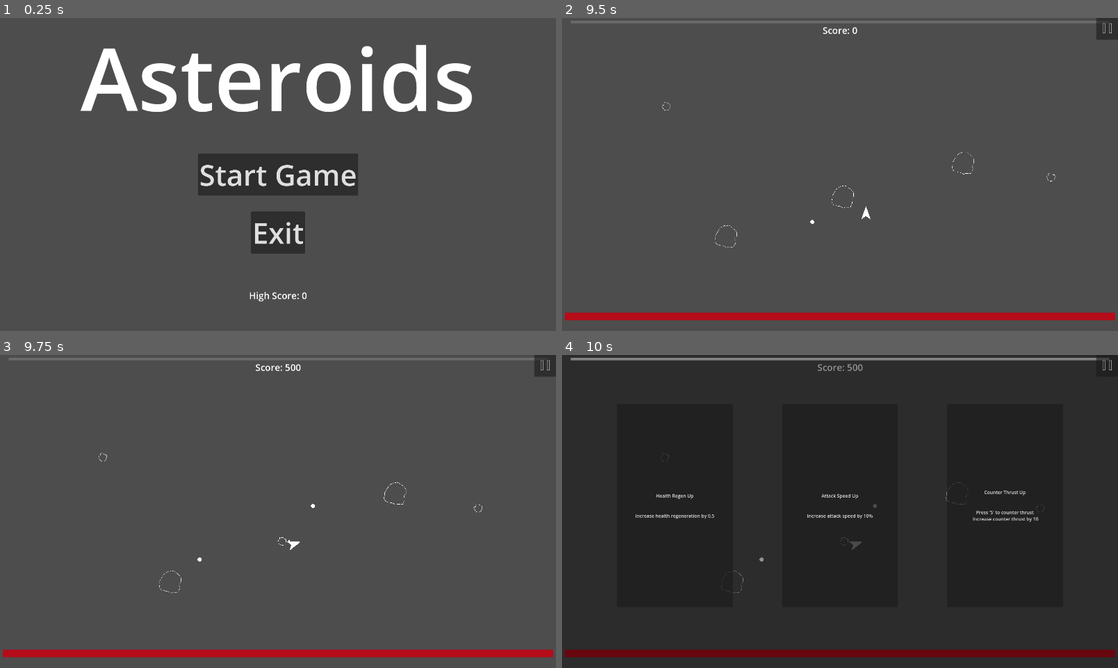
Above: before the commit, frames 1-4 (two rows, left to right).
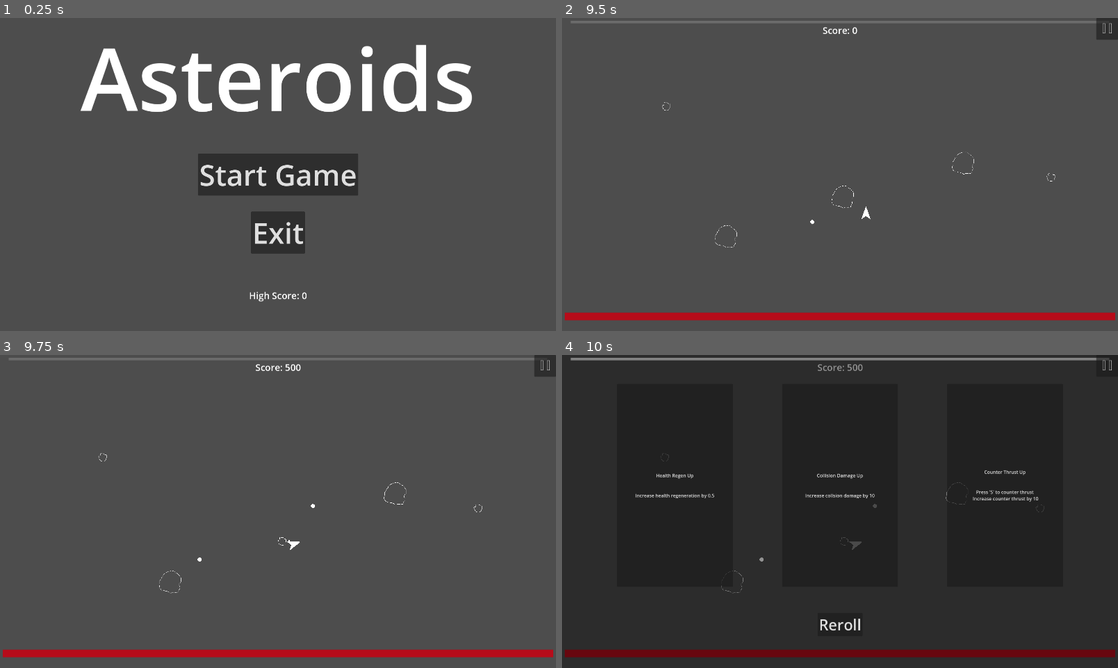
Above: after the commit, the same moments.

Repository: CoilSeb/AsteroidsPersonal
Game: Godot game, scene res://Scenes/Screens/Start Screen/StartScreen.tscn
Same seed, same stepped clock (60 frames per second), same inputs: the game is played once before the commit and once after it.
Inputs (mouse positions are in pixels of both pictures, inside the frame that each line leads up to):
- Up to frame 1 (0.25 s): no input
- Up to frame 2 (9.5 s): click "Start Game" at 0.5 s; click (1106, 27) at 1.25 s; click "Restart Game" at 2 s; tap Enter at 2.75 s; move the mouse to (812, 237) at 2.77 s; hold W (move_forward) 2.78-4.28 s; tap R (reroll, bound only after the commit) at 2.85, 3.8, 4.55, 5.3, 5.85, 6.6, 7.55, 8.3, 9.05 s; move the mouse to (1006, 221) at 3.52 s; click (1006, 221) at 3.6 s; move the mouse to (673, 127) at 4.27 s; hold Right mouse button (M2) 4.28-5.03 s; hold A (rotate_left) 4.28-5.78 s; move the mouse to (867, 174) at 5.02 s; tap Space (shoot) at 5.1 s; move the mouse to (756, 96) at 5.77 s; hold S (move_backward) 5.78-6.53 s; move the mouse to (962, 158) at 6.52 s; hold D (rotate_right) 6.53-7.28 s; move the mouse to (728, 190) at 7.27 s; press the mouse at (728, 190) at 7.28 s; hold W (move_forward) 7.28-8.03 s; move the mouse to (895, 105) at 8.02 s; release the mouse at (895, 105) at 8.03 s; hold D (rotate_right) from 8.03 s (still down); right-click (895, 105) at 8.1 s; move the mouse to (812, 237) at 8.77 s; hold Space (shoot) from 8.78 s (still down)
- Up to frame 3 (9.75 s): keep holding D (rotate_right); move the mouse to (444, 558) at 9.52 s; release Space (shoot) at 9.53 s; tap R (reroll, bound only after the commit) at 9.6 s
- Up to frame 4 (10 s): keep holding D (rotate_right)

Frames 1-3 are identical in both runs. In frame 4, 0.9% of the frame differs, in the area x 13-86%, y 36-88%.

Commit message:
Added collision damage up

Diff:
--- a/Global Scripts/Global.gd
+++ b/Global Scripts/Global.gd
@@ -26,6 +26,12 @@
 	"attack_speed_up1": false,
 	"attack_speed_up2": false,
 	"attack_speed_up3": false,
+}
+
+var collision_damage_up = {
+	"collision_damage_up1": false,
+	"collision_damage_up2": false,
+	"collision_damage_up3": false,
 }
 
 var health_up = {
@@ -79,6 +85,26 @@
 	health_up["health_up2"] = false
 	health_up["health_up3"] = false
 
+	collision_damage_up["collision_damage_up1"] = false
+	collision_damage_up["collision_damage_up2"] = false
+	collision_damage_up["collision_damage_up3"] = false
+
+	attack_speed_up["attack_speed_up1"] = false
+	attack_speed_up["attack_speed_up2"] = false
+	attack_speed_up["attack_speed_up3"] = false
+
+	health_regen_up["health_regen_up1"] = false
+	health_regen_up["health_regen_up2"] = false
+	health_regen_up["health_regen_up3"] = false
+
+	move_speed_up["move_speed_up1"] = false
+	move_speed_up["move_speed_up2"] = false
+	move_speed_up["move_speed_up3"] = false
+
+	counter_thrust_up["counter_thrust_up1"] = false
+	counter_thrust_up["counter_thrust_up2"] = false
+	counter_thrust_up["counter_thrust_up3"] = false
+
 
 func save_score():
 	var saved_score = FileAccess.open("user://high_score.save", FileAccess.WRITE)
--- a/Scenes/UI/UI.gd
+++ b/Scenes/UI/UI.gd
@@ -22,7 +22,7 @@
 @onready var level_up_timer = $Level_Up_Timer
 
 var score = 0
-var num_of_damage_upgrades = 1
+var num_of_damage_upgrades = 2
 var damage_upgrade = null
 var d
 var d_catch
@@ -54,6 +54,9 @@
 	if Global.health <= 0:
 		if Input.is_action_just_pressed("shoot"):
 			restart()
+	if upgrade_menu.visible == true:
+		if Input.is_action_just_pressed("reroll"):
+			level_up()
 
 
 func toggle_pause_menu():
@@ -145,12 +148,6 @@
 		Global.exp_threshold *= 1.2
 		exp_bar.max_value = Global.exp_threshold
 		exp_bar.value = Global.exp
-		d = randi_range(0, num_of_damage_upgrades)
-		h = randi_range(0, num_of_health_upgrades)
-		u = randi_range(0, num_of_utility_upgrades)
-		d_catch = null
-		h_catch = null
-		u_catch = null
 		level_up()
 
 
@@ -181,7 +178,17 @@
 		#pause_menu.visible = false
 
 
+func _on_reroll_button_pressed():
+	level_up()
+
+
 func level_up():
+	d = randi_range(0, num_of_damage_upgrades)
+	h = randi_range(0, num_of_health_upgrades)
+	u = randi_range(0, num_of_utility_upgrades)
+	d_catch = null
+	h_catch = null
+	u_catch = null
 	get_tree().paused = true
 	upgrade_menu.visible = true
 	get_damage_upgrade()
@@ -235,6 +242,25 @@
 			d += 1
 			get_damage_upgrade()
 
+		elif d == 2:
+			if Global.collision_damage_up["collision_damage_up1"] == false:
+				damage_upgrade = "collision_damage_up1"
+				damage_upgrade_button.text = "Collision Damage Up \n\n\nIncrease collsion damage by 10"
+				return
+			if Global.collision_damage_up["collision_damage_up2"] == false:
+				damage_upgrade = "collision_damage_up2"
+				damage_upgrade_button.text = "Collision Damage Up + \n\n\nIncrease collsion damage by 15"
+				return
+			if Global.collision_damage_up["collision_damage_up3"] == false:
+				damage_upgrade = "collision_damage_up3"
+				damage_upgrade_button.text = "Collision Damage Up ++ \n\n\nIncrease collsion damage by 25"
+				return
+			if d_catch == null:
+				d_catch = d
+				print("d_catch: ", d_catch, " d: ", d)
+			d += 1
+			get_damage_upgrade()
+
 		else:
 			d = 0
 			print("new d: ", d)
@@ -243,12 +269,12 @@
 
 
 func get_health_upgrade():
-	print("health_regen_up1 = ", Global.health_regen_up["health_regen_up1"])
-	print("health_regen_up2 = ", Global.health_regen_up["health_regen_up2"])
-	print("health_regen_up3 = ", Global.health_regen_up["health_regen_up3"])
-	print("health_up1 = ", Global.health_up["health_up1"])
-	print("health_up2 = ", Global.health_up["health_up2"])
-	print("health_up3 = ", Global.health_up["health_up3"])
+	#print("health_regen_up1 = ", Global.health_regen_up["health_regen_up1"])
+	#print("health_regen_up2 = ", Global.health_regen_up["health_regen_up2"])
+	#print("health_regen_up3 = ", Global.health_regen_up["health_regen_up3"])
+	#print("health_up1 = ", Global.health_up["health_up1"])
+	#print("health_up2 = ", Global.health_up["health_up2"])
+	#print("health_up3 = ", Global.health_up["health_up3"])
 
 	if(h_catch == h):
 		print("Out h_catch: ", h_catch, " h: ", h)
@@ -379,6 +405,16 @@
 			Global.attack_speed -= (Global.attack_speed * 0.2)
 			Global.damage -= 2
 			Global.attack_speed_up["attack_speed_up3"] = true
+		#Collision Damage
+		if upgrade == "collision_damage_up1":
+			Global.collision_damage += 10
+			Global.collision_damage_up["collision_damage_up1"] = true
+		if upgrade == "collision_damage_up2":
+			Global.collision_damage += 15
+			Global.collision_damage_up["collision_damage_up2"] = true
+		if upgrade == "collision_damage_up3":
+			Global.collision_damage += 25
+			Global.collision_damage_up["collision_damage_up3"] = true
 		damage_upgrade = null
 
 	if health_upgrade != null:
--- a/Scenes/UI/UI.tscn
+++ b/Scenes/UI/UI.tscn
@@ -135,9 +135,9 @@
 anchor_right = 0.5
 anchor_bottom = 0.5
 offset_left = -770.0
-offset_top = -370.0
+offset_top = -440.0
 offset_right = -370.0
-offset_bottom = 330.0
+offset_bottom = 260.0
 grow_horizontal = 2
 grow_vertical = 2
 
@@ -149,9 +149,9 @@
 anchor_right = 0.5
 anchor_bottom = 0.5
 offset_left = -200.0
-offset_top = -370.0
+offset_top = -440.0
 offset_right = 200.0
-offset_bottom = 330.0
+offset_bottom = 260.0
 grow_horizontal = 2
 grow_vertical = 2
 
@@ -163,11 +163,28 @@
 anchor_right = 0.5
 anchor_bottom = 0.5
 offset_left = 370.0
-offset_top = -370.0
+offset_top = -440.0
 offset_right = 770.0
-offset_bottom = 330.0
-grow_horizontal = 2
-grow_vertical = 2
+offset_bottom = 260.0
+grow_horizontal = 2
+grow_vertical = 2
+
+[node name="Reroll_Button" type="Button" parent="Upgrade_Menu"]
+layout_mode = 1
+anchors_preset = 7
+anchor_left = 0.5
+anchor_top = 1.0
+anchor_right = 0.5
+anchor_bottom = 1.0
+offset_left = -77.5
+offset_top = -190.0
+offset_right = 77.5
+offset_bottom = -110.0
+grow_horizontal = 2
+grow_vertical = 0
+theme_override_font_sizes/font_size = 52
+text = "Reroll
+"
 
 [node name="PauseMenu" type="Control" parent="."]
 visible = false
@@ -257,4 +274,5 @@
 [connection signal="pressed" from="Upgrade_Menu/Health_Upgrade" to="." method="_on_health_upgrade_pressed"]
 [connection signal="pressed" from="Upgrade_Menu/Damage_Upgrade" to="." method="_on_damage_upgrade_pressed"]
 [connection signal="pressed" from="Upgrade_Menu/Utility_Upgrade" to="." method="_on_utility_upgrade_pressed"]
+[connection signal="pressed" from="Upgrade_Menu/Reroll_Button" to="." method="_on_reroll_button_pressed"]
 [connection signal="pressed" from="PauseMenu/Restart" to="." method="_on_restart_pressed"]
--- a/project.godot
+++ b/project.godot
@@ -71,3 +71,8 @@
 "events": [Object(InputEventKey,"resource_local_to_scene":false,"resource_name":"","device":-1,"window_id":0,"alt_pressed":false,"shift_pressed":false,"ctrl_pressed":false,"meta_pressed":false,"pressed":false,"keycode":0,"physical_keycode":83,"key_label":0,"unicode":115,"echo":false,"script":null)
 ]
 }
+reroll={
+"deadzone": 0.5,
+"events": [Object(InputEventKey,"resource_local_to_scene":false,"resource_name":"","device":-1,"window_id":0,"alt_pressed":false,"shift_pressed":false,"ctrl_pressed":false,"meta_pressed":false,"pressed":false,"keycode":0,"physical_keycode":82,"key_label":0,"unicode":114,"echo":false,"script":null)
+]
+}
